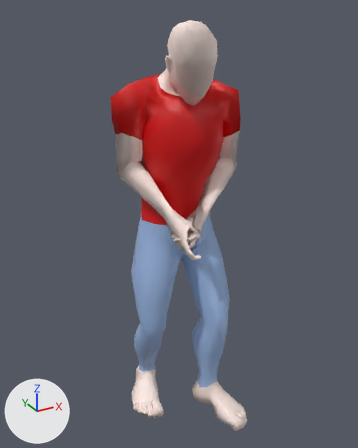
What one commit did to the FBX model Assets/FPS Character Animation Pack/Animations/Idle/SH/Standing_Looking_Down_HipAimed_SH.fbx.
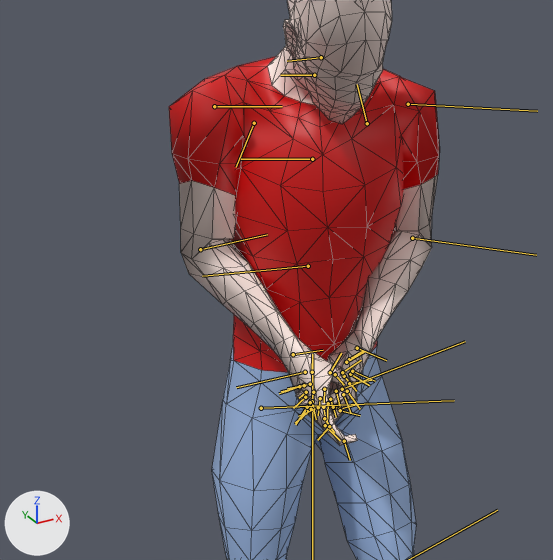
Old and new are each drawn whole from a 50 mm lens placed at (-0.936, -1.696, 1.793), pointed at (-0.006, -0.005, 0.947) and again close up on the part from 8% to 82% of the width and 10% to 70% of the height. The axes (+X, +Y, +Z) are drawn at lower left. The lights are the same throughout. Both versions are drawn at frame 96 of the action 'Take 001'; the numbers are the values there. The bones that bend it are drawn over the model as lines in the close-ups. The close-ups show mesh edges as thin lines.

Objects in the first close-up: 'HumanoidAvatar2_0'.
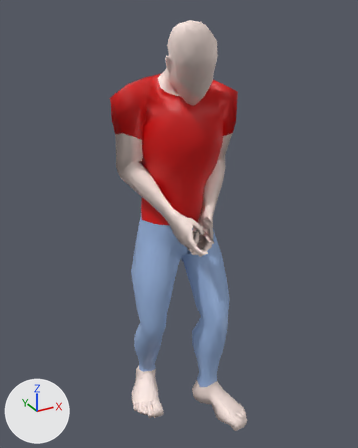
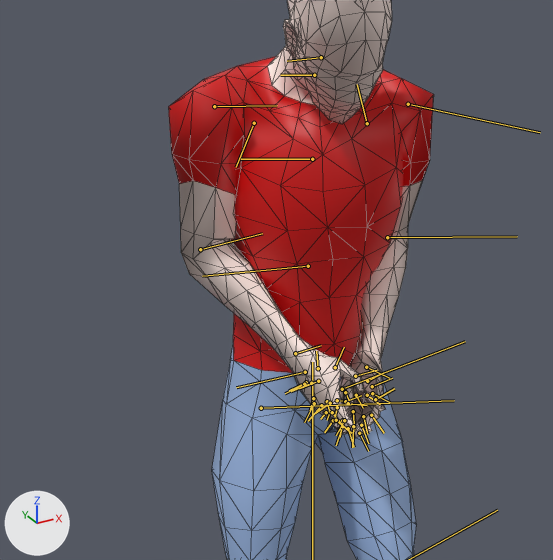
What differs and where, as boxes (x1, y1, x2, y2) in the close-ups (553 x 560 px):
'HumanoidAvatar2_0', posed
    before: (169, 0, 440, 560)
    after: (168, 0, 434, 560)
bone 'leftArm1_LoResUpperArm', root to tip
    before: (408, 104) to (537, 111)
    after: (408, 104) to (540, 132)
bone 'leftArm1_LoResLowerArm', root to tip
    before: (412, 238) to (536, 255)
    after: (387, 237) to (517, 236)
bone 'leftArm1_LoResHand', root to tip
    before: (357, 348) to (386, 360)
    after: (366, 367) to (389, 378)
bone 'rightArm1_LoResUpperArm', root to tip
    before: (214, 106) to (282, 106)
    after: (214, 106) to (277, 105)
bone 'rightArm1_LoResHand', root to tip
    before: (293, 354) to (323, 350)
    after: (295, 353) to (321, 345)

Edits to the bpy script that builds the scene:
```text
Change bone_leftarm1_loresupperarm:
    where bone_leftarm1_loresupperarm = bpy.data.objects['Armature'].pose.bones['leftArm1_LoResUpperArm']  # child of 'leftArm1_LoResClavical'
    bone_leftarm1_loresupperarm.rotation_quaternion: (0.71, 0.133, -0.401, -0.564) -> (0.646, 0.099, -0.402, -0.641)  # degrees (45, -25, -87) -> degrees (44, -23, -99)
Change bone_leftarm1_loreslowerarm:
    where bone_leftarm1_loreslowerarm = bpy.data.objects['Armature'].pose.bones['leftArm1_LoResLowerArm']  # child of 'leftArm1_LoResUpperArm'
    bone_leftarm1_loreslowerarm.rotation_quaternion: (0.908, 0.0, -0.419, 0.0) -> (0.964, 0.025, -0.232, 0.124)  # degrees (0, -50, 0) -> degrees (-1, -27, 15)
Change bone_leftarm1_loreshand:
    where bone_leftarm1_loreshand = bpy.data.objects['Armature'].pose.bones['leftArm1_LoResHand']  # child of 'leftArm1_LoResLowerArm'
    bone_leftarm1_loreshand.rotation_quaternion: (0.921, -0.375, -0.038, 0.096) -> (0.829, -0.548, -0.113, 0.011)  # degrees (-44, 0, 12) -> degrees (-68, -10, 8)
Change bone_rightarm1_loresupperarm:
    where bone_rightarm1_loresupperarm = bpy.data.objects['Armature'].pose.bones['rightArm1_LoResUpperArm']  # child of 'rightArm1_LoResClavical'
    bone_rightarm1_loresupperarm.rotation_quaternion: (0.718, 0.078, -0.211, -0.659) -> (0.716, 0.094, -0.226, -0.654)  # degrees (24, -12, -87) -> degrees (26, -12, -87)
Change bone_rightarm1_loreshand:
    where bone_rightarm1_loreshand = bpy.data.objects['Armature'].pose.bones['rightArm1_LoResHand']  # child of 'rightArm1_LoResLowerArm'
    bone_rightarm1_loreshand.rotation_quaternion: (0.939, -0.251, 0.153, 0.178) -> (0.962, -0.205, 0.145, 0.107)  # degrees (-27, 22, 16) -> degrees (-23, 19, 9)
```
